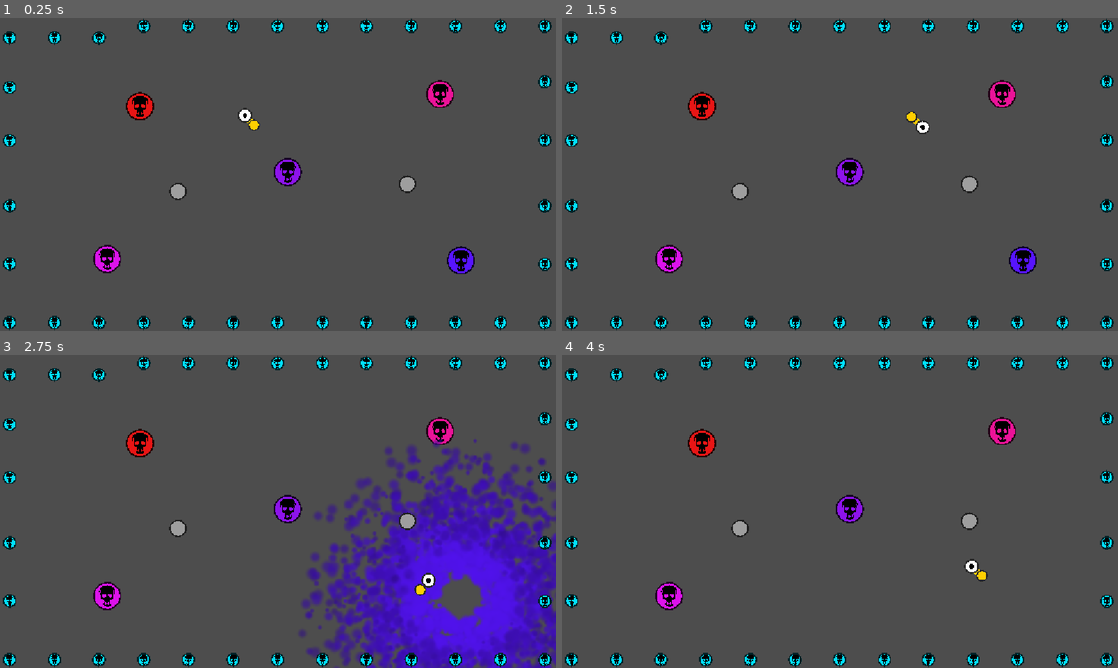
Above: before the commit, frames 1-4 (two rows, left to right).
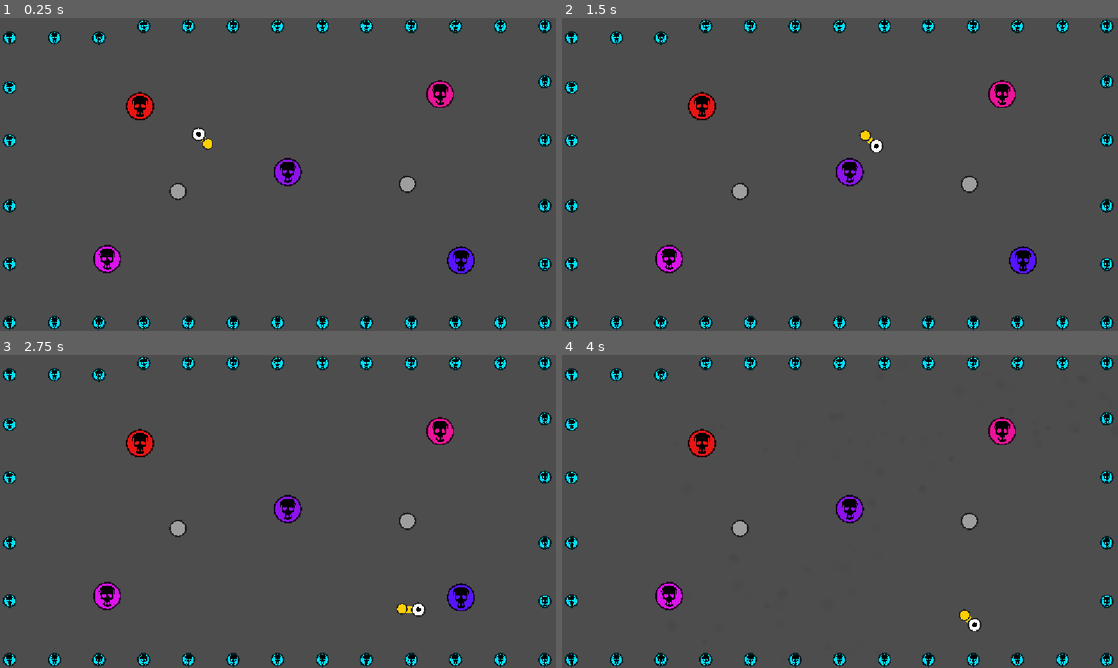
Above: after the commit, the same moments.

Repository: zett42/Physnake
Game: Godot game, scene res://interior/hard_mode.tscn
Same seed, same stepped clock (60 frames per second), same inputs: the game is played once before the commit and once after it. This scene is started directly instead of the project's main scene.
Inputs:
- Up to frame 1 (0.25 s): no input
- Up to frame 2 (1.5 s): hold Right (move_right) 0.53-1.28 s; hold Down (move_down) from 1.28 s (still down)
- Up to frame 3 (2.75 s): release Down (move_down) at 2.03 s; hold Right (move_right) from 2.03 s (still down)
- Up to frame 4 (4 s): release Right (move_right) at 2.78 s; hold Up (move_up) 2.78-3.53 s; hold Left (move_left) from 3.53 s (still down)

The runs differ from the first frame. In frame 1, 0.3% of the frame differs, in the area x 34-47%, y 28-43%; in frame 2, 0.3%; in frame 3, 21%, in the area x 53-100%, y 26-100%; in frame 4, 0.3%.

Commit message:
Adjust snake head positions in hard and normal mode scenes for improved gameplay alignment

Diff:
--- a/interior/hard_mode.tscn
+++ b/interior/hard_mode.tscn
@@ -179,7 +179,7 @@
 obstacle_size = 0
 
 [node name="SnakeHead" parent="." instance=ExtResource("2_7q88p")]
-position = Vector2(498, 202)
+position = Vector2(402, 241)
 
 [node name="FriendlyObstacle1" parent="." instance=ExtResource("3_mlu37")]
 position = Vector2(369, 359)
--- a/interior/normal_mode.tscn
+++ b/interior/normal_mode.tscn
@@ -18,4 +18,4 @@
 position = Vector2(912, 272)
 
 [node name="SnakeHead" parent="." instance=ExtResource("2_gx6an")]
-position = Vector2(585, 238)
+position = Vector2(141, 354)
